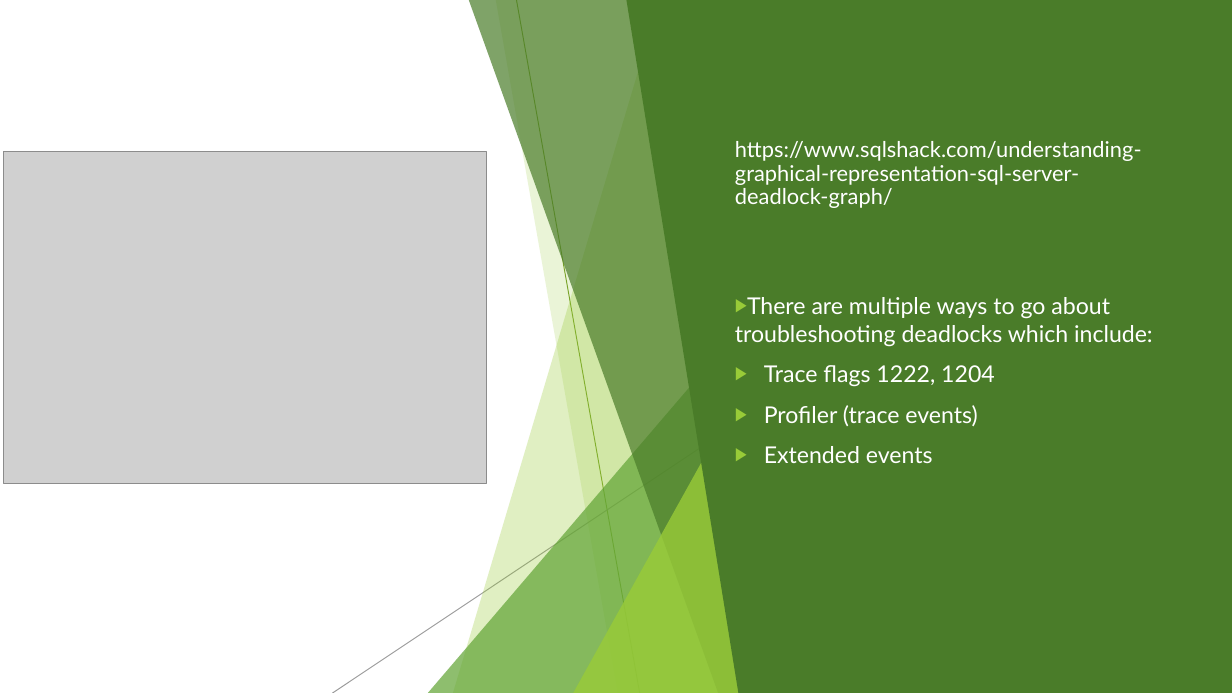
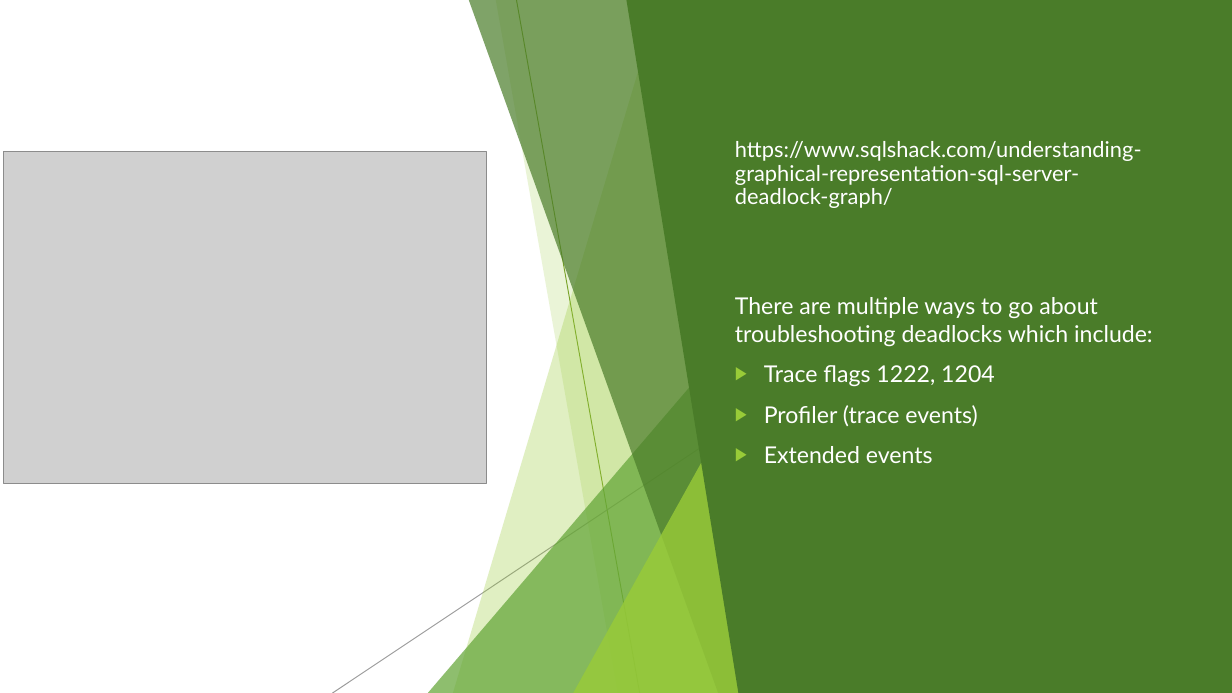
Before and after one commit to lukaszherman/datacommunity2020, a slide deck: slide 3 of MSSQL okiem DBA.pptx. Drawn at 1232x693 pixels with LibreOffice and Linux fonts; fonts in the diff are those of the drawing; grey boxes stand for pictures. Boxes give left, top, right and bottom in pixels: in the first picture for what was removed or moved away, otherwise in the second. Text is boxed around its words. In the diff, an @@ line names an element or a change of style, - is before the commit and + after.

```diff
--- a/MSSQL okiem DBA.pptx
+++ b/MSSQL okiem DBA.pptx
@@ text at [735, 297, 1153, 347]: bullet ▶ to none @@
```
Also in this commit, not shown: 2 other slides changed.
